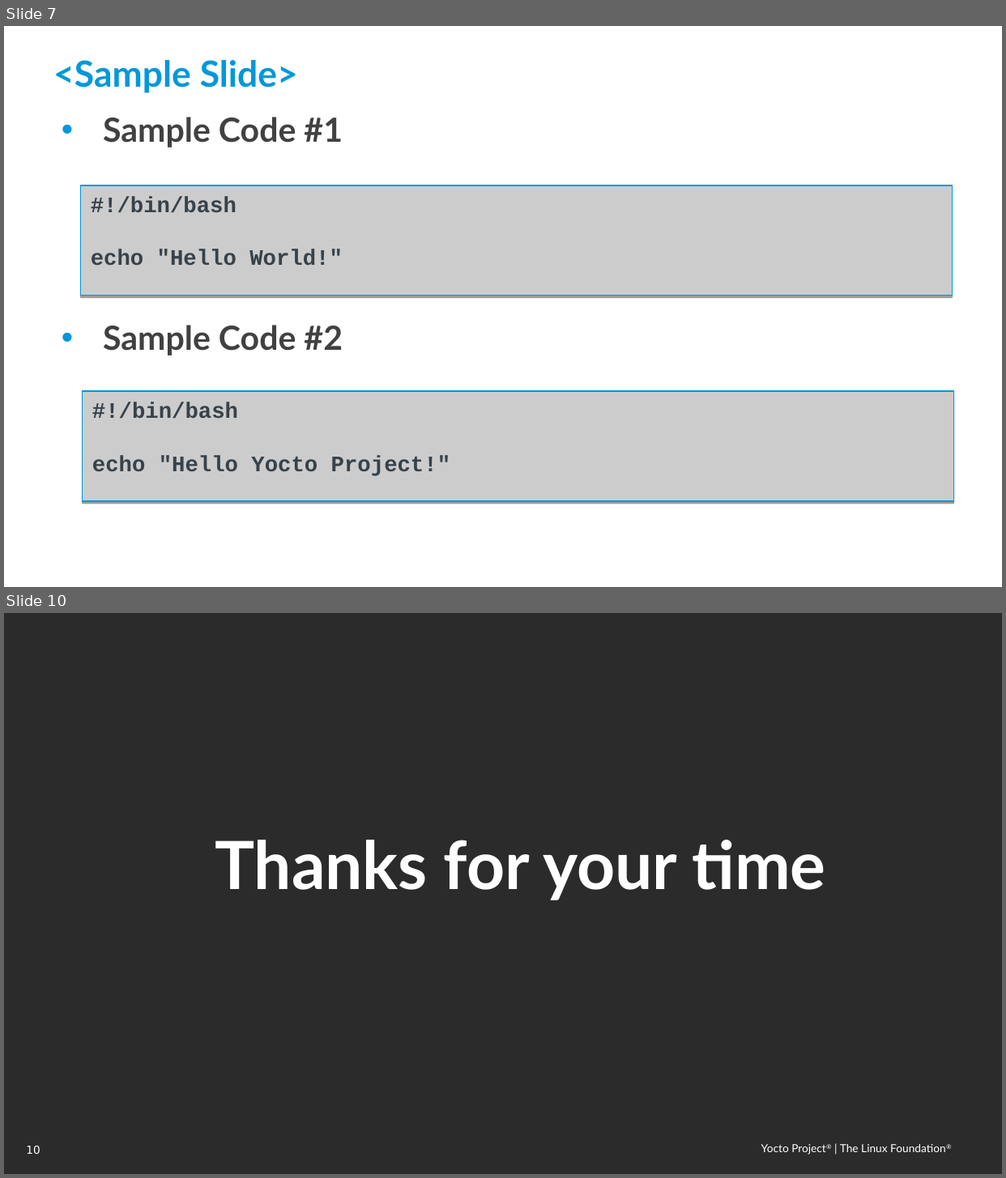
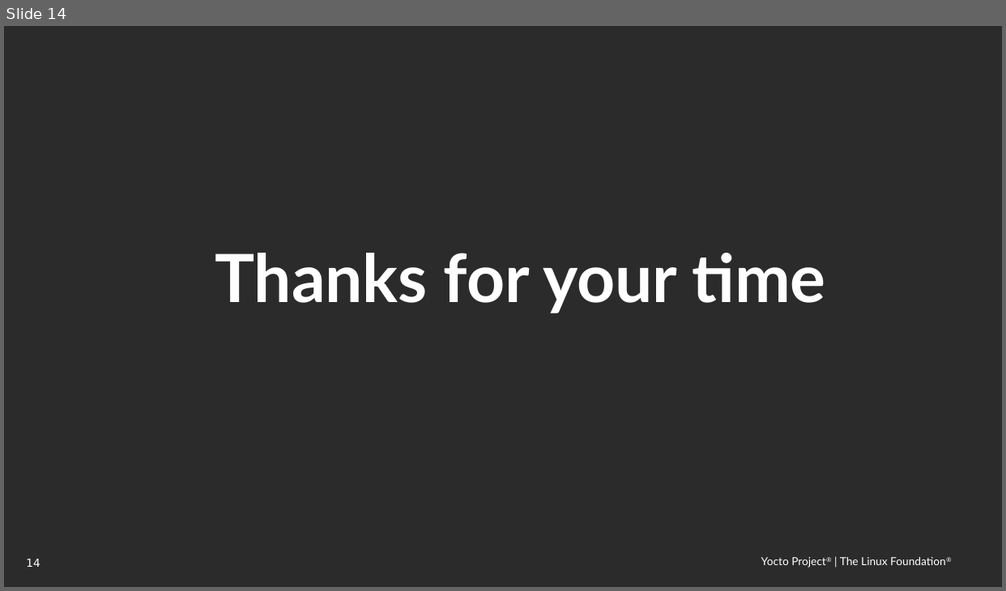
Before and after one commit to threexc/yocto-tekton, a slide deck: yddtalk/YP_DevDay_k8s_tekton.odp. Shown one above the other, each under a label of ours: slides 7 and 10 before the commit, slide 14 after it; the slides between them are not shown. The pictures are 1006x1178 and 1006x591 pixels, drawn with LibreOffice and Linux fonts; fonts in the diff are those of the drawing; background and template pictures are left out; a plain dark background stands for a picture behind light text. Boxes give left, top, right and bottom in pixels: in the first picture for what was removed or moved away, otherwise in the second. Text is boxed around its words. In the diff, an @@ line names an element or a change of style, - is before the commit and + after.

```diff
--- a/yddtalk/YP_DevDay_k8s_tekton.odp
+++ b/yddtalk/YP_DevDay_k8s_tekton.odp
@@ slide 7 removed at box(4, 26, 1002, 587), background picture (left out); not listed: 2 template elements that a slide beside it also shows @@
@@ title removed at box(53, 60, 298, 93) @@
-<Sample Slide>
@@ text removed at box(103, 117, 343, 356) @@
-• Sample Code #1
-• Sample Code #2
@@ rectangle removed at box(81, 186, 952, 296) @@
-#!/bin/bash
-echo "Hello World!"
@@ rectangle removed at box(83, 391, 954, 501) @@
-#!/bin/bash
-echo "Hello Yocto Project!"
@@ what was slide 10 is now slide 14 @@
@@ page number at box(26, 559, 40, 567): text changed @@
-10
+14
```
Also in this commit, not shown: 2 slides changed, 7 slides added, 2 other slides removed.
